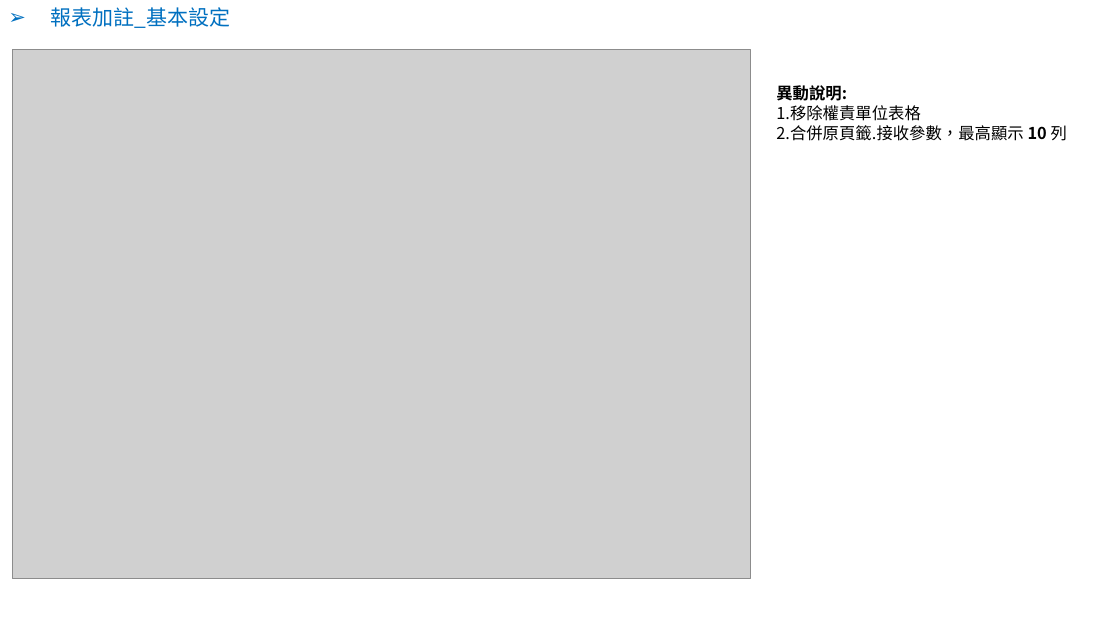
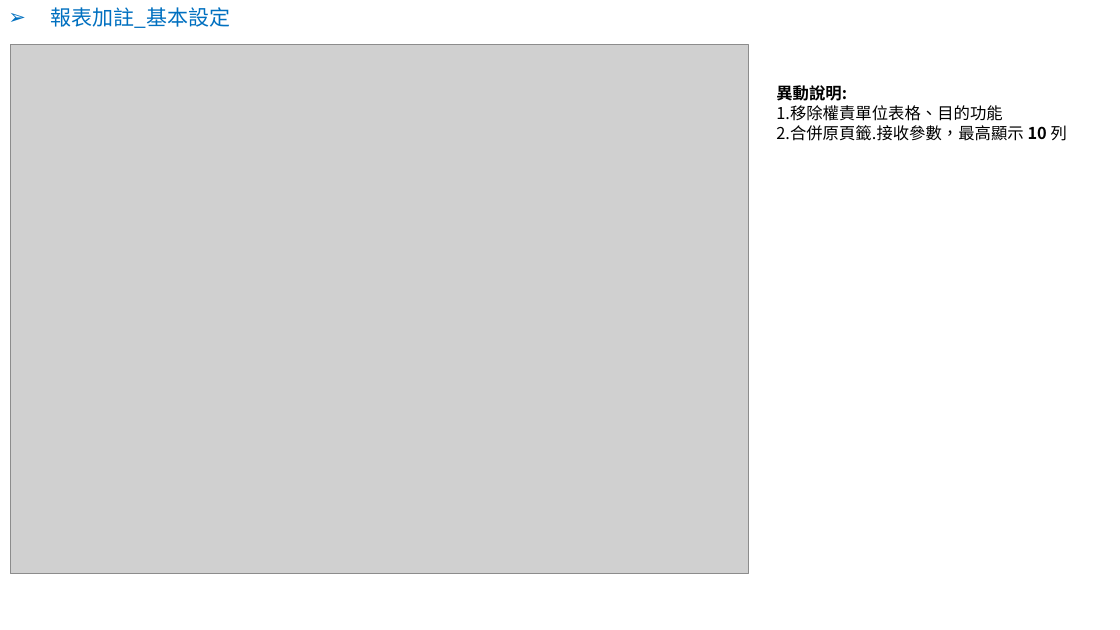
Before and after one commit to ArcareRD/sadocs, a slide deck: slide 2 of 8.10.1/UPDATE/ITEM_2/attachment/RADoc_20210505.pptx. Drawn at 1120x630 pixels with LibreOffice and Linux fonts; fonts in the diff are those of the drawing; grey boxes stand for pictures. Boxes give left, top, right and bottom in pixels: in the first picture for what was removed or moved away, otherwise in the second. Text is boxed around its words. In the diff, an @@ line names an element or a change of style, - is before the commit and + after.

```diff
--- a/8.10.1/UPDATE/ITEM_2/attachment/RADoc_20210505.pptx
+++ b/8.10.1/UPDATE/ITEM_2/attachment/RADoc_20210505.pptx
@@ picture: place and size @@
-picture at [13, 50, 751, 579]
+picture at [10, 45, 749, 574]
@@ text at [776, 105, 1002, 121]: text changed @@
-1.移除權責單位表格
+1.移除權責單位表格、目的功能
```
Also in this commit, not shown: 2 other slides changed, 13 other files.
